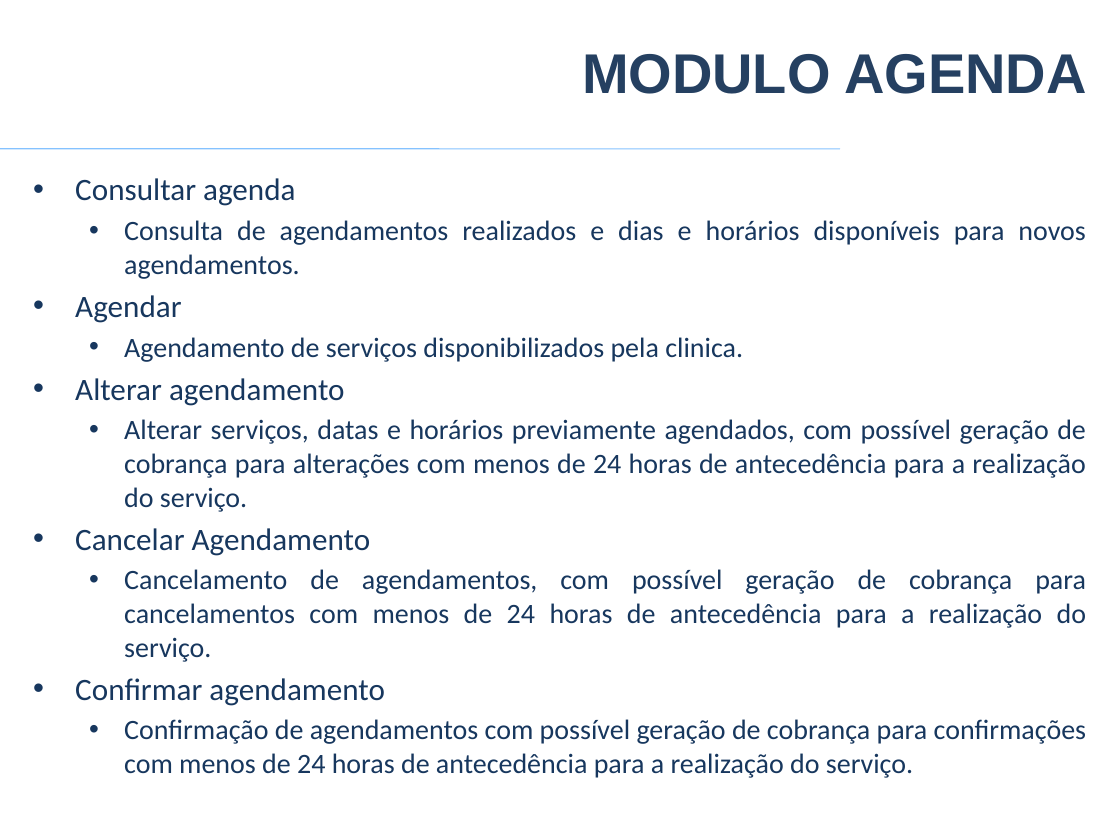
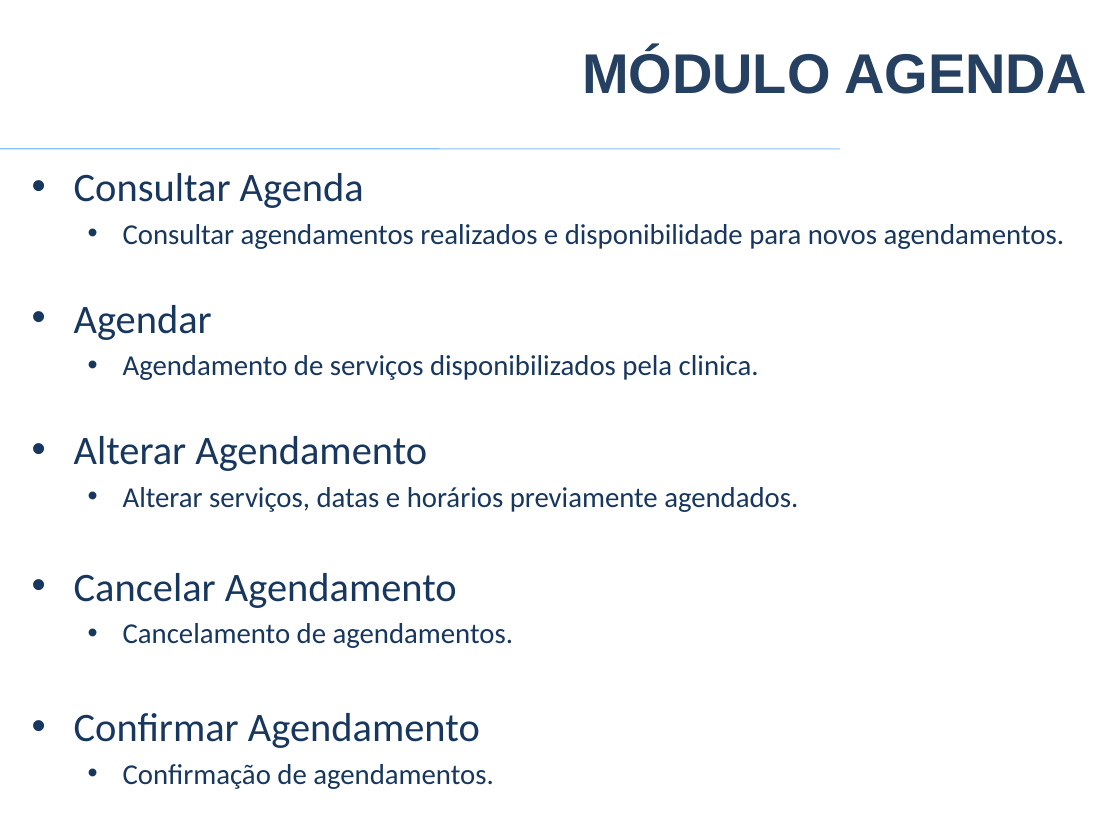
Before and after one commit to VagnerAlcantara/TCC, a slide deck: slide 7 of TCC/5º Encontro/2017-Apresentacao Psystem.pptx. Drawn at 1120x840 pixels with LibreOffice and Linux fonts; fonts in the diff are those of the drawing; background and template pictures are left out. Boxes give left, top, right and bottom in pixels: in the first picture for what was removed or moved away, otherwise in the second. Text is boxed around its words. In the diff, an @@ line names an element or a change of style, - is before the commit and + after.

```diff
--- a/TCC/5º Encontro/2017-Apresentacao Psystem.pptx
+++ b/TCC/5º Encontro/2017-Apresentacao Psystem.pptx
@@ title at (582, 49, 1087, 94): text changed @@
-MODULO AGENDA
+MÓDULO AGENDA
@@ text at (74, 173, 1064, 249): text changed; size 18 to 18.5 pt @@
-• Consultar agenda
-  • Consulta de agendamentos realizados e dias e horários disponíveis para novos agendamentos.
+• Consultar Agenda
+  • Consultar agendamentos realizados e disponibilidade para novos agendamentos.
@@ text at (74, 305, 759, 608): size 20 to 26 pt in "Agendar", "Cancelar Agendamento"; size 18 to 18.5 pt in "Agendamento de serviços disponibilizados pela clinica."; more space between paragraphs @@
@@ text at (74, 436, 798, 512): text changed; size 18 to 18.5 pt @@
-• Alterar agendamento
-  • Alterar serviços, datas e horários previamente agendados, com possível geração de cobrança para alterações com menos de 24 horas de antecedência para a realização do serviço.
+• Alterar Agendamento
+  • Alterar serviços, datas e horários previamente agendados.
@@ text at (74, 623, 514, 789): text changed; size 18 to 18.5 pt @@
-  • Cancelamento de agendamentos, com possível geração de cobrança para cancelamentos com menos de 24 horas de antecedência para a realização do serviço.
-• Confirmar agendamento
-  • Confirmação de agendamentos com possível geração de cobrança para confirmações com menos de 24 horas de antecedência para a realização do serviço.
+  • Cancelamento de agendamentos.
+• Confirmar Agendamento
+  • Confirmação de agendamentos.
```
Also in this commit, not shown: 37 other slides changed, 2 slides added, 1 slide removed.
